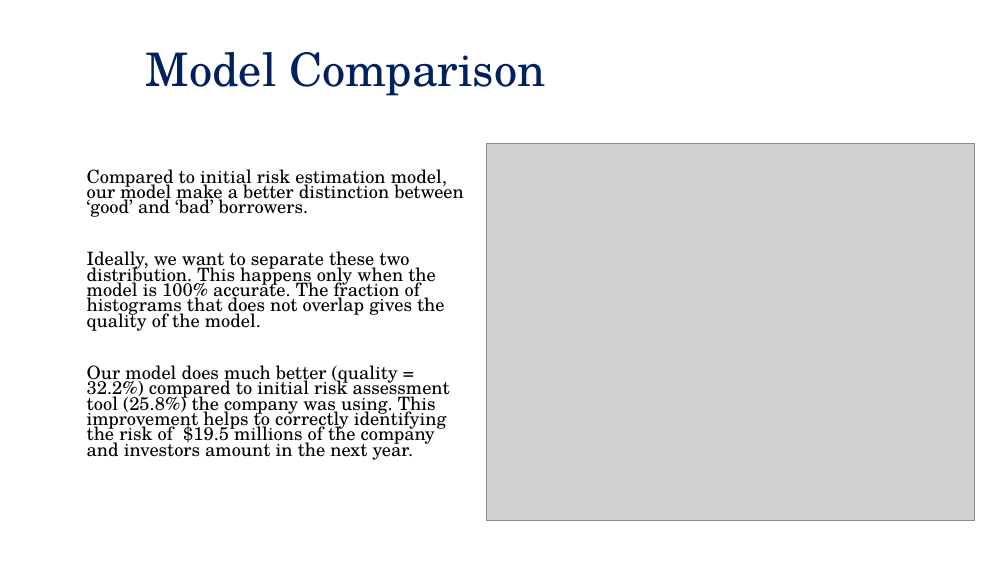
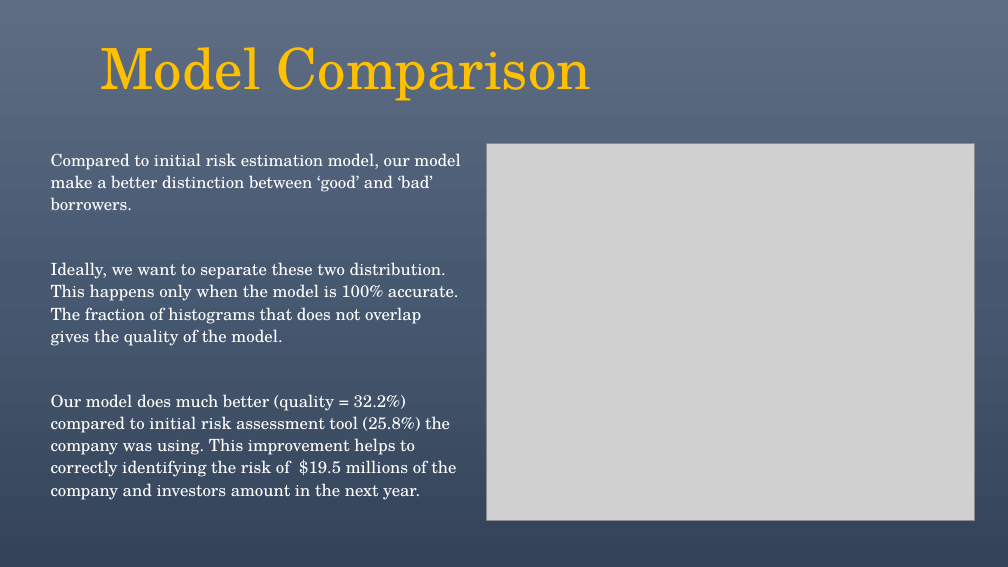
Before and after one commit to lekhnath12/CAPSTONE_II, a slide deck: slide 14 of Slide Deck.pptx. Drawn at 1008x567 pixels with LibreOffice and Linux fonts; fonts in the diff are those of the drawing; grey boxes stand for pictures. Boxes give left, top, right and bottom in pixels: in the first picture for what was removed or moved away, otherwise in the second. Text is boxed around its words. In the diff, an @@ line names an element or a change of style, - is before the commit and + after.

```diff
--- a/Slide Deck.pptx
+++ b/Slide Deck.pptx
@@ background #FFFFFF to gradient #5E6D85 to #495A73 to #35445A @@
@@ text "Model Comparison" at box(100, 47, 591, 101): size 44 to 54 pt, text colour #002060 to #FFC000 @@
@@ text "Compared to initial risk estimation ...": place and size @@
-text "Compared to initial risk estimation ..." at box(87, 169, 464, 460)
+text "Compared to initial risk estimation ..." at box(51, 153, 461, 500)
@@ text "Compared to initial risk estimation ..." at box(51, 153, 461, 500): size 17.5 to 16 pt, text colour #000000 to #FFFFFF; line spacing 0.7 to 1.1 @@
```
Also in this commit, not shown: 15 other slides changed.
